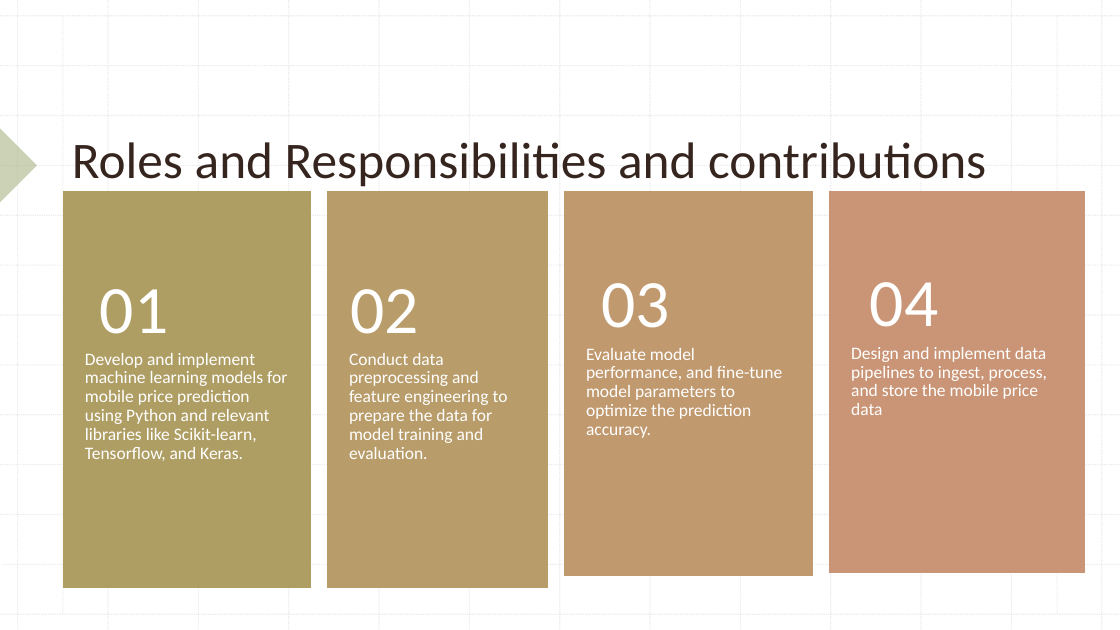
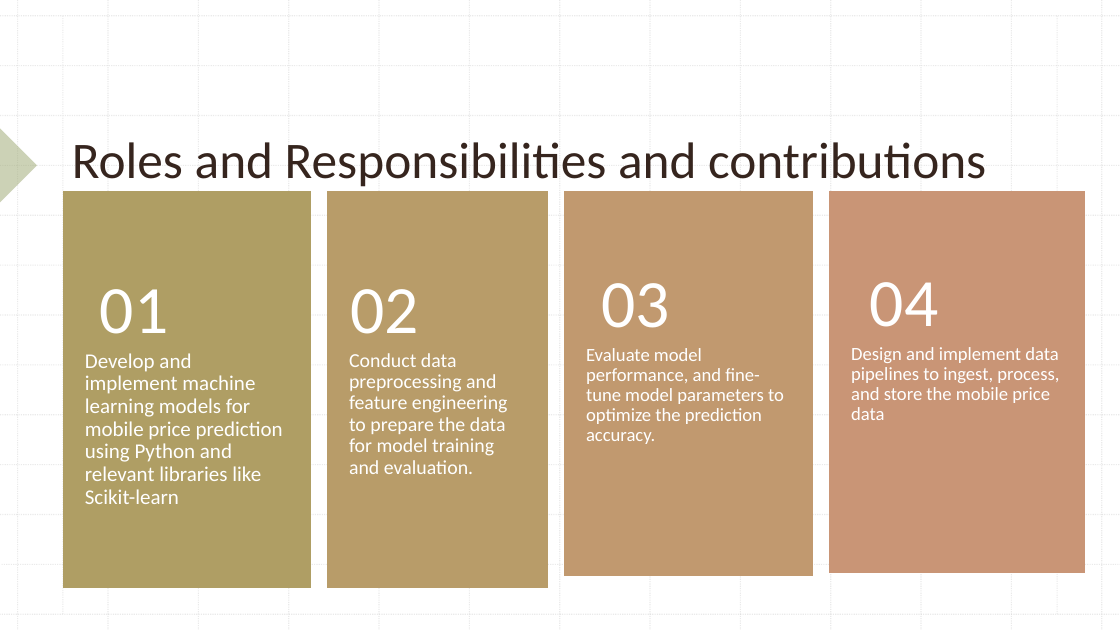
Before and after one commit to Maruthi-UCM/CS5710-ML-project, a slide deck: slide 4 of Mobile_Price_Prediction.pptx. Drawn at 1120x630 pixels with LibreOffice and Linux fonts; fonts in the diff are those of the drawing. Boxes give left, top, right and bottom in pixels: in the first picture for what was removed or moved away, otherwise in the second. Text is boxed around its words. In the diff, an @@ line names an element or a change of style, - is before the commit and + after.

Commit message:
ppt

```diff
--- a/Mobile_Price_Prediction.pptx
+++ b/Mobile_Price_Prediction.pptx
@@ text at <box>85,353,283,504</box>: text changed; size 15 to 18 pt @@
-Develop and implement machine learning models for mobile price prediction using Python and relevant libraries like Scikit-learn, Tensorflow, and Keras.
+Develop and implement machine learning models for mobile price prediction using Python and relevant libraries like Scikit-learn
@@ text "Conduct data preprocessing and feature ..." at <box>349,353,508,474</box>: size 15 to 17 pt @@
@@ text "Evaluate model performance, and fine-tune ..." at <box>586,348,784,444</box>: size 15 to 16 pt @@
@@ text "Design and implement data pipelines ..." at <box>851,347,1059,420</box>: size 15 to 16 pt @@
```
